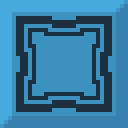
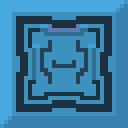
Revision of a layered 128 × 128 image; what changed, layer by layer:
showed "Layer 6" over (x1=32, y1=24, x2=96, y2=84)
